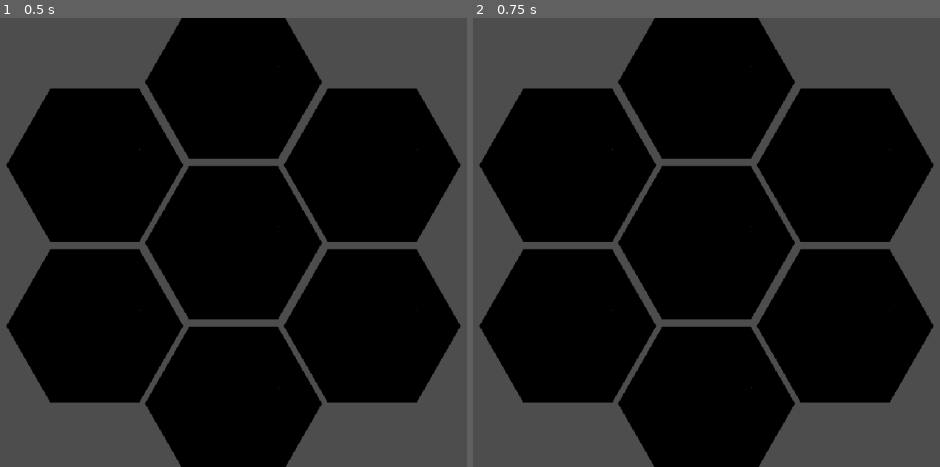
Above: before the commit, frames 1-2 (left to right).
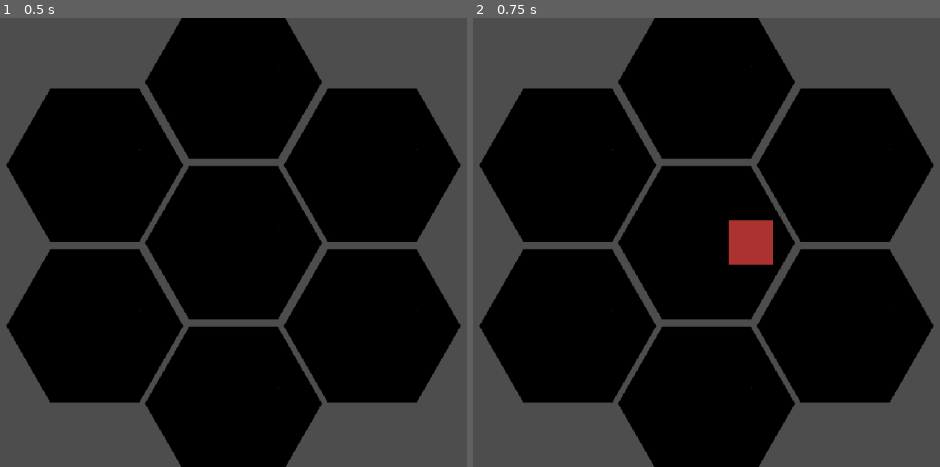
Above: after the commit, the same moments.

Repository: ima-cow/Godot-Testing
Game: Godot game, scene res://scenes/game.tscn
The game is run twice, just before and just after one commit, with the same random seed, the same clock (stepped at 60 frames per second) and the same inputs.
Inputs (mouse positions are in pixels of both pictures, inside the frame that each line leads up to):
- Up to frame 1 (0.5 s): no input
- Up to frame 2 (0.75 s): tap Enter at 0.5 s; press the mouse at (706, 242) at 0.53 s

Frame 1 is identical in both runs. In frame 2, 1.0% of the frame differs, in the area x 54-65%, y 44-56%.
Error after the commit: Attempt to call function 'locate_closest_hex' in base 'null instance' on a null instance. (res://scripts/line.gd:11)

Commit message:
messed w lines

Diff:
--- a/scripts/hex.gd
+++ b/scripts/hex.gd
@@ -1,3 +1,4 @@
 extends Area2D
 
 @onready var has_line = false
+@onready var end_point = false
--- a/scripts/hex_grid.gd
+++ b/scripts/hex_grid.gd
@@ -11,10 +11,11 @@
 func _on_hex_input_event(_viewport, event, _shape_idx):
 	if event.is_action_pressed("click"):
 		print("click")
+		generate_line()
 	else:
 		print("hover")
 
-func locate_nearest_hex():
+func locate_closest_hex():
 	var closest_hex = get_child(0)
 	for hex in get_children():
 		if get_global_mouse_position().distance_squared_to(hex.global_position) < get_global_mouse_position().distance_squared_to(closest_hex.global_position):
@@ -23,3 +24,4 @@
 
 func generate_line():
 	var new_line = line.instantiate()
+	add_child(new_line)
--- a/scripts/line.gd
+++ b/scripts/line.gd
@@ -8,4 +8,4 @@
 	generate_line()
 
 func generate_line():
-	start.global_position = Vector2()
+	start.global_position = Vector2($HexGrid.locate_closest_hex().global_position)
